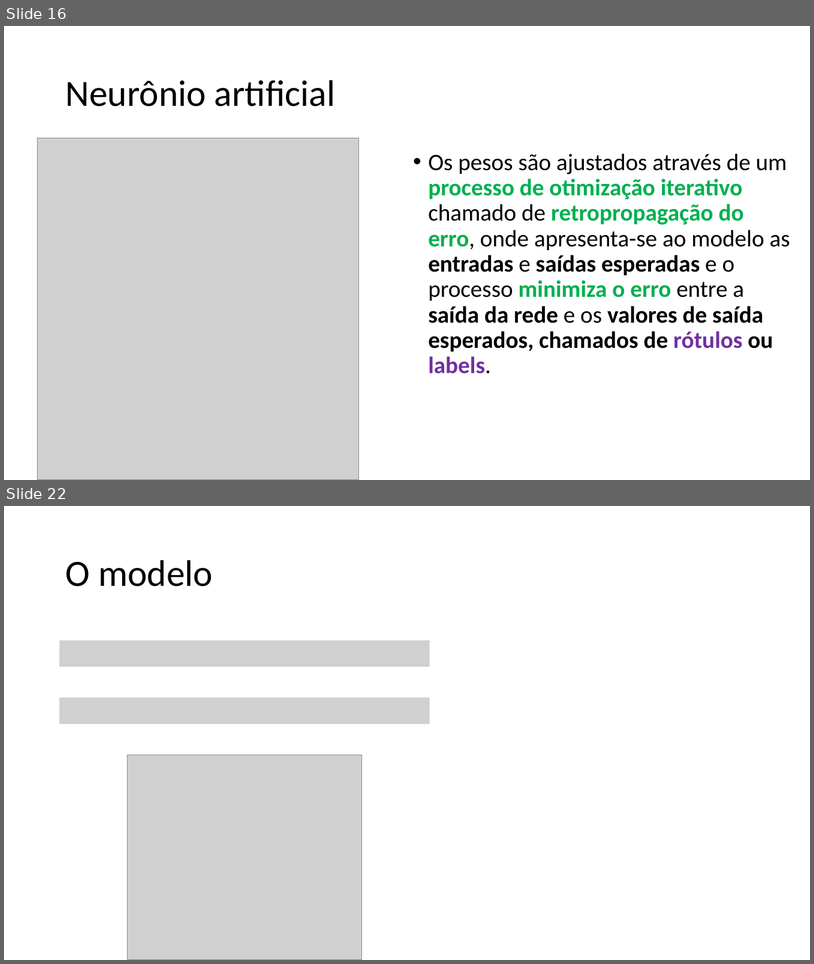
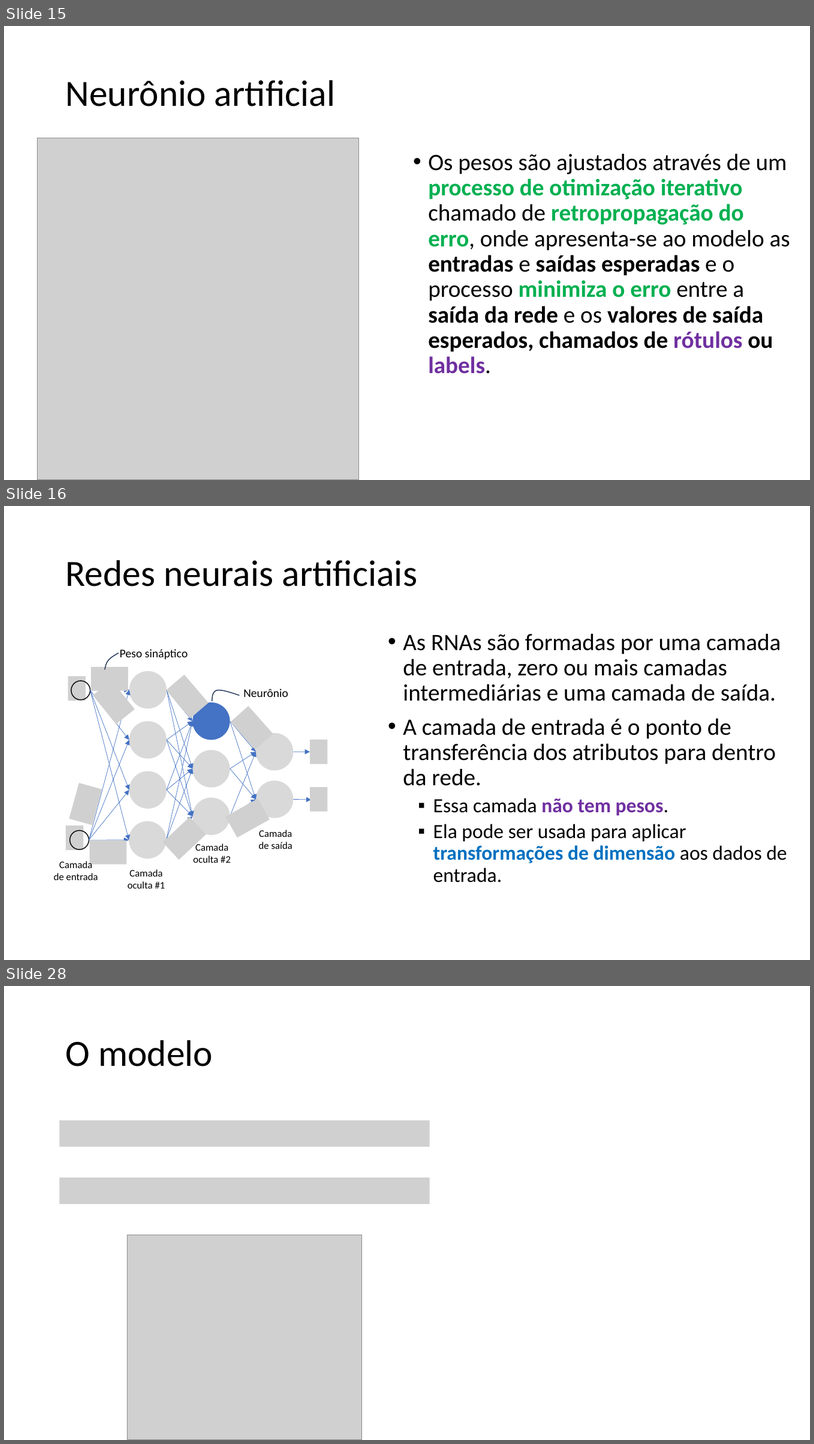
Before and after one commit to zz4fap/c24_inteligencia_artificial, a slide deck: slides/C24_MLP.pptx. Shown one above the other, each under a label of ours: slides 16 and 22 before the commit, slides 15, 16 and 28 after it; the slides between them are not shown. The pictures are 814x964 and 814x1444 pixels, drawn with LibreOffice and Linux fonts; fonts in the diff are those of the drawing; grey boxes stand for pictures. Boxes give left, top, right and bottom in pixels: in the first picture for what was removed or moved away, otherwise in the second. Text is boxed around its words. In the diff, an @@ line names an element or a change of style, - is before the commit and + after.

```diff
--- a/slides/C24_MLP.pptx
+++ b/slides/C24_MLP.pptx
@@ slide 16 added at (x1=4, y1=506, x2=810, y2=960), background #FFFFFF @@
@@ title added at (x1=65, y1=560, x2=418, y2=586), 44 pt, text #000000 @@
+Redes neurais artificiais
@@ text added at (x1=403, y1=633, x2=787, y2=882), 28 pt, text #000000 @@
+• As RNAs são formadas por uma camada de entrada, zero ou mais camadas intermediárias e uma camada de saída.
+• A camada de entrada é o ponto de transferência dos atributos para dentro da rede.
+  ▪ Essa camada não tem pesos.
+  ▪ Ela pode ser usada para aplicar transformações de dimensão aos dados de entrada.
@@ group added at (x1=54, y1=649, x2=327, y2=888): 28 arrows, 12 pictures, 11 ellipses, 6 texts, 2 freeform shapes @@
+Neurônio
+Peso sináptico
+Camada de entrada
+Camada oculta #1
+Camada oculta #2
+Camada de saída
@@ what was slide 16 is now slide 15 @@
@@ what was slide 22 is now slide 28 @@
```
Also in this commit, not shown: 3 slides changed, 12 other slides added, 11 slides removed.
